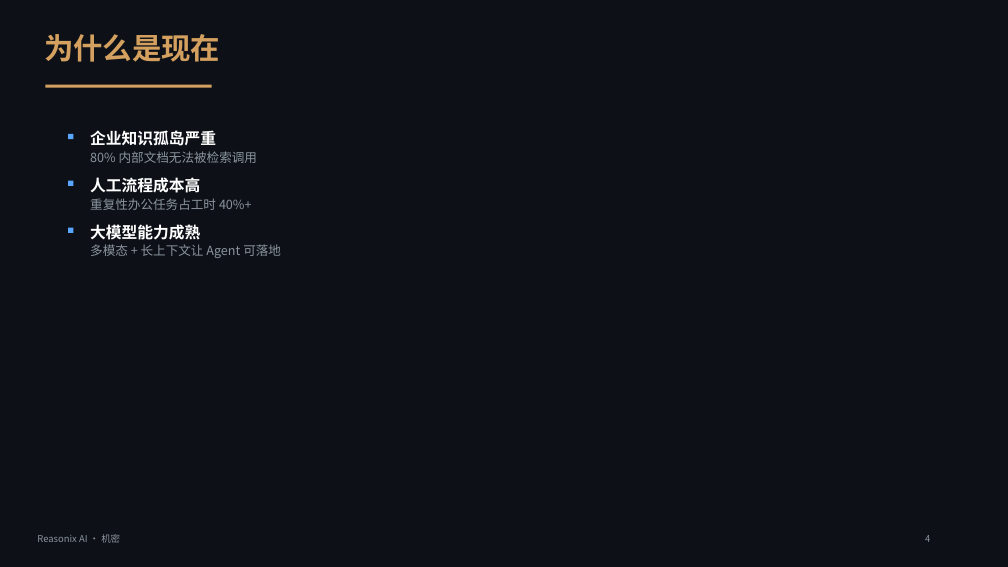
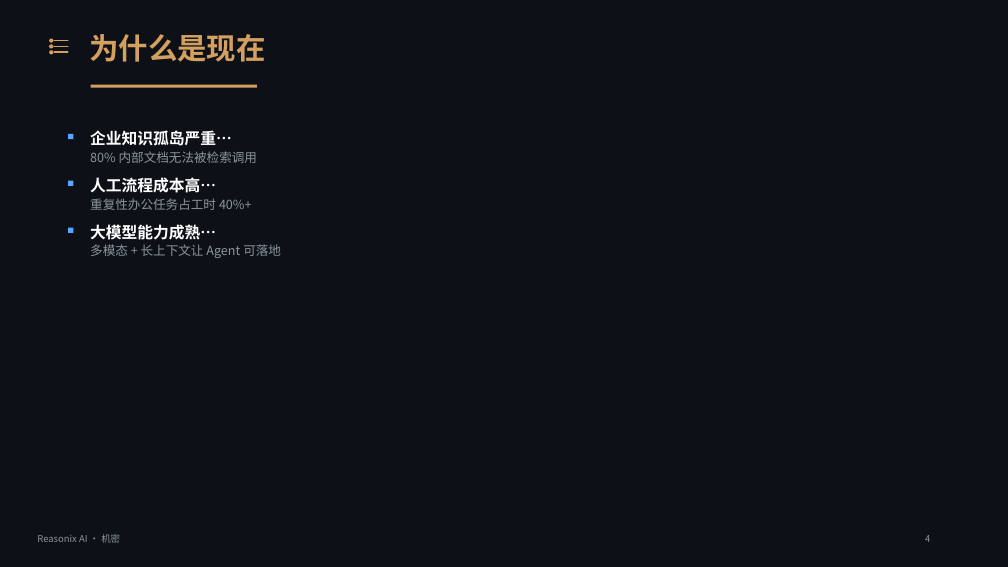
Before and after one commit to xmwcg/ppt-pro-studio, a slide deck: slide 4 of output/hifi.pptx. Drawn at 1008x567 pixels with LibreOffice and Linux fonts; fonts in the diff are those of the drawing. Boxes give left, top, right and bottom in pixels: in the first picture for what was removed or moved away, otherwise in the second. Text is boxed around its words. In the diff, an @@ line names an element or a change of style, - is before the commit and + after.

```diff
--- a/output/hifi.pptx
+++ b/output/hifi.pptx
@@ group added at box(50, 39, 68, 54): 6 freeform shapes @@
@@ text "为什么是现在": place and size @@
-text "为什么是现在" at box(44, 34, 220, 62)
+text "为什么是现在" at box(90, 34, 266, 62)
@@ rectangle: place and size @@
-rectangle at box(45, 85, 212, 88)
+rectangle at box(91, 85, 257, 88)
@@ text at box(90, 130, 232, 146): text changed @@
-企业知识孤岛严重
+企业知识孤岛严重…
@@ text at box(90, 177, 216, 193): text changed @@
-人工流程成本高
+人工流程成本高…
@@ text at box(90, 224, 216, 240): text changed @@
-大模型能力成熟
+大模型能力成熟…
```
Also in this commit, not shown: 11 other slides changed, 5 other files.
